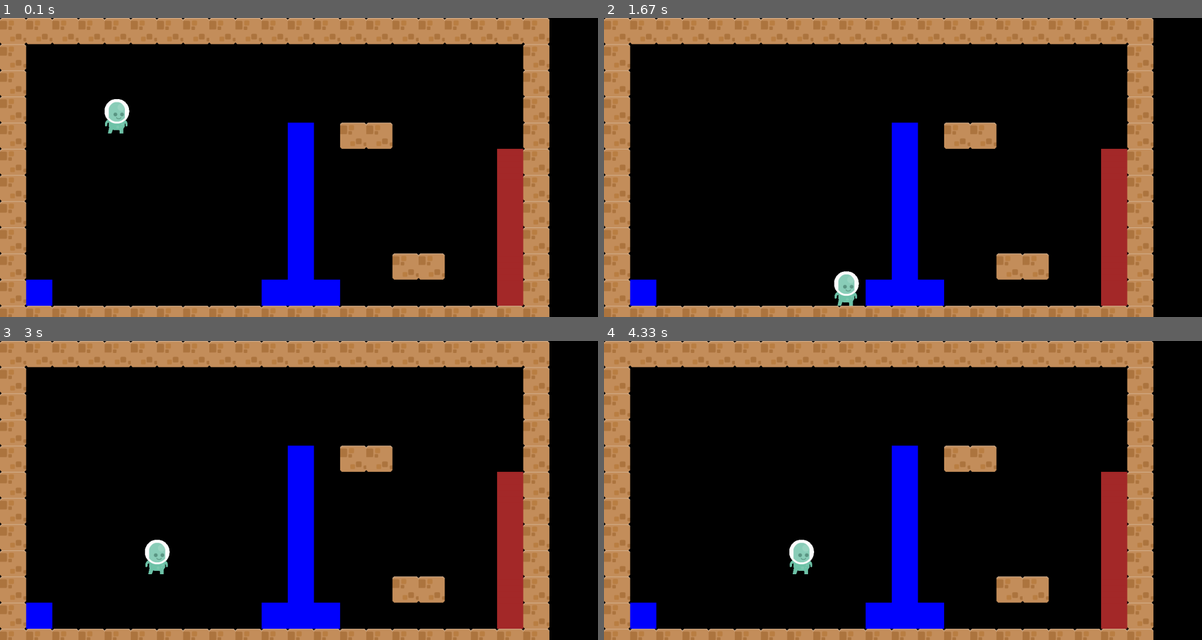
Above: before the commit, frames 1-4 (two rows, left to right).
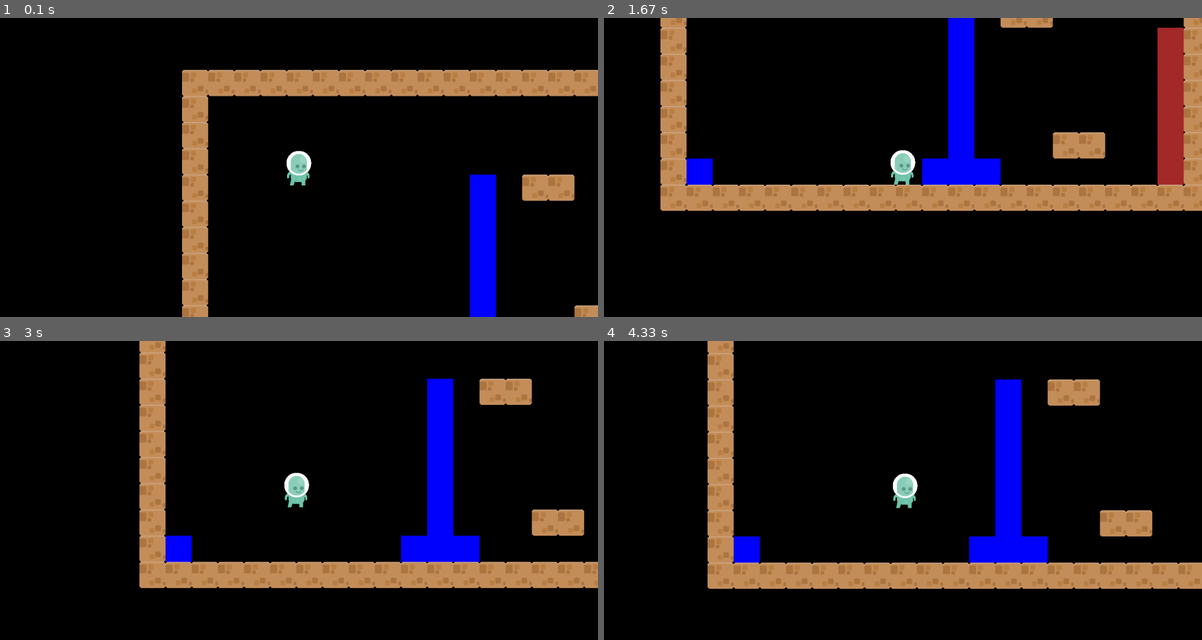
Above: after the commit, the same moments.

Repository: MahentNik/Project_pygame
Game: pygame game, started from main.py
Same seed, same stepped clock (60 frames per second), same inputs: the game is played once before the commit and once after it.
Inputs:
- Up to frame 1 (0.1 s): no input
- Up to frame 2 (1.67 s): hold Right 0.33-0.8 s; hold Up 0.83-1.13 s; hold Right 1.17-1.63 s
- Up to frame 3 (3 s): hold Left 1.67-2.2 s; tap Space at 2.57, 2.97 s; hold Left from 2.9 s (still down)
- Up to frame 4 (4.33 s): tap Space at 3.27, 3.4, 3.8, 4.1 s; release Left at 3.3 s; hold Up 3.33-3.7 s; hold Right from 3.73 s (still down)

The runs differ from the first frame. In frame 1, 38% of the frame differs, in the area x 0-100%, y 0-100%; in frame 2, 43%; in frame 3, 39%; in frame 4, 40%.

Commit message:
добавил камеру

Diff:
--- /dev/null
+++ b/camera.py
@@ -0,0 +1,15 @@
+class Camera:
+    def __init__(self, field_size, width, height):
+        self.dx = 0
+        self.dy = 0
+        self.field_size = field_size
+        self.w = width
+        self.h = height
+
+    def apply(self, obj):
+        obj.rect.x += self.dx
+        obj.rect.y += self.dy
+
+    def update(self, target):
+        self.dx = -(target.rect.x + target.rect.w // 2 - self.w // 2)
+        self.dy = -(target.rect.y + target.rect.h // 2 - self.h // 2)
--- a/ladder.py
+++ b/ladder.py
@@ -1,4 +1,5 @@
 import pygame
+
 
 class Ladder(pygame.sprite.Sprite):
     def __init__(self, pos_x, pos_y, tile_width, tile_height, *groups):
--- a/main.py
+++ b/main.py
@@ -5,6 +5,7 @@
 from ground import Ground
 from water import Water
 from ladder import Ladder
+from camera import Camera
 
 # основные переменные
 WINDOW_SIZE = WIDTH, HEIGHT = 1600, 800
@@ -58,7 +59,7 @@
                 Water(x, y, tile_width, tile_height, water_group, all_sprites)
             elif name_level[y][x] == 'l':
                 Ladder(x, y, tile_width, tile_height, ladder_group, all_sprites)
-    return hero
+    return hero, x, y
 
 
 def main():
@@ -71,7 +72,8 @@
     brick = load_image("brickWall.png")
 
     clock = pygame.time.Clock()
-    hero = create_level(PRIMITIVE_LEVEL, hero_im, brick)
+    hero, level_x, level_y = create_level(PRIMITIVE_LEVEL, hero_im, brick)
+    camera = Camera((level_x, level_y), WIDTH, HEIGHT)
     is_left = is_right = False
     up = False
     wat_up = False
@@ -104,6 +106,11 @@
                     is_right = False
                 elif event.key == pygame.K_LEFT:
                     is_left = False
+        camera.update(hero)
+
+        for sprite in all_sprites:
+            camera.apply(sprite)
+
         hero.update(is_left, is_right, up, wat_up, wat_down, let_group, water_group, ladder_group)
         screen.fill("Black")
         ladder_group.draw(screen)
